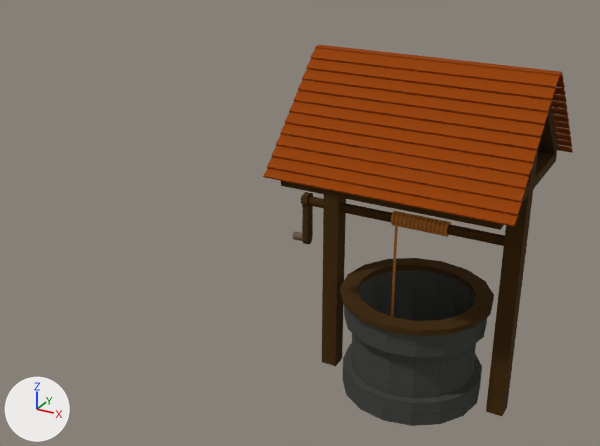
A saved change to the Blender file figments-of-fuyan-raw/game/tile_objects/varoma/signpost.blend.
The view is the same before and after, from a 50 mm camera at (1.94, -5.38, 3.89) aimed at (-1.04, 0.03, 1.19). Lighting does not change. The marker at lower left points along +X, +Y and +Z. The picture after the commit comes second.

Script lines for the objects in view, before the commit:
```python
me_plane_017 = bpy.data.meshes.new('Plane.017')
me_plane_017.from_pydata(...)  # 3354 vertices, 3301 faces; spans x -1.07..0.87, y -0.79..0.8, z 0.0..2.64
me_plane_017.materials.append(mat_basematerial)
ob_well_col = bpy.data.objects.new('Well-col', me_plane_017)
ob_well_col.location = (0.0, 0.0, 0.0)
```
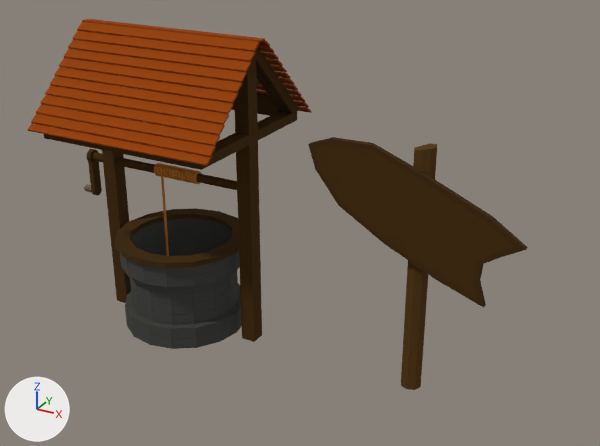
The change in detail:
me_plane_017 is used by ob_well_col; location (0.0, 0.0, 0.0).
me_plane_017 had 3354 vertices, 3301 faces and spanned x -1.07..0.87, y -0.79..0.8, z 0.0..2.64.
me_plane_017 now has 3354 vertices, 3301 faces and spans x -3.29..-1.35, y -0.79..0.8, z 0.0..2.64.
me_plane_017 part 1: the whole mesh is moved by (-2.21, 0.0, 0.0).
Mesh me_plane_006 is new.
It has 72 vertices, 80 faces and spans x -0.88..0.81, y -0.13..0.09, z 0.0..2.02.
It uses material mat_basematerial.
Object 'Signpost5-col' (ob_signpost5_col) is new; it shows me_plane_006.
Its location is (0.0, 0.0, 0.0).

Boxes [x1, y1, x2, y2] around the edits, measured in the pictures (600 x 446 px):
'Well-col', moved: before [263, 45, 573, 426]; after [27, 19, 311, 349]
'Signpost5-col', added (brown): after [308, 137, 528, 390]
